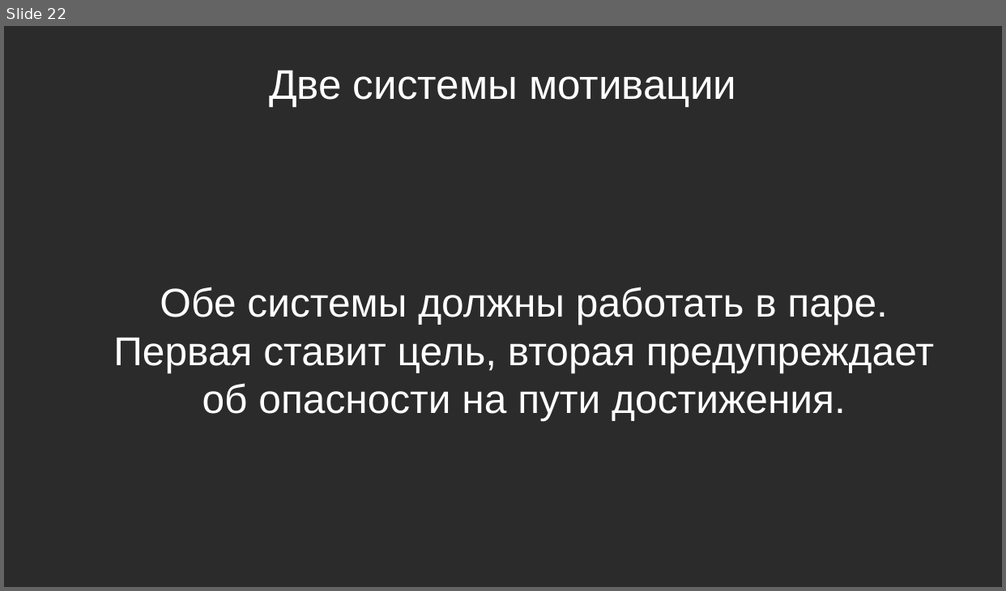
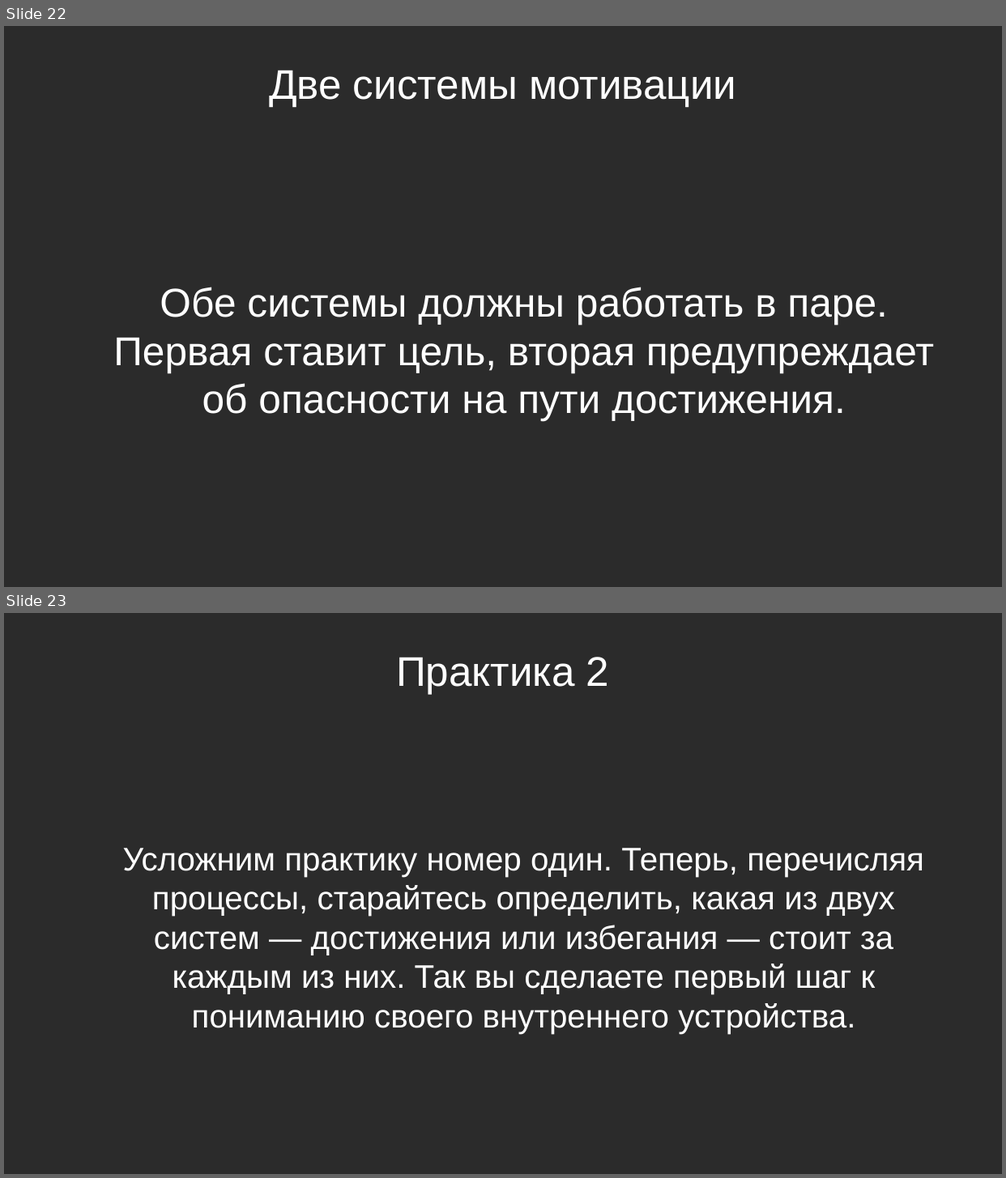
Before and after one commit to Chularev/articles, a slide deck: Psychology/Гомеостаз и мотивация (практика).odp. Shown one above the other, each under a label of ours: slide 22 before the commit, slides 22 and 23 after it. The pictures are 1006x591 and 1006x1178 pixels, drawn with LibreOffice and Linux fonts; fonts in the diff are those of the drawing; background and template pictures are left out; a plain dark background stands for a picture behind light text. Boxes give left, top, right and bottom in pixels: in the first picture for what was removed or moved away, otherwise in the second. Text is boxed around its words. In the diff, an @@ line names an element or a change of style, - is before the commit and + after.

```diff
--- a/Psychology/Гомеостаз и мотивация (практика).odp
+++ b/Psychology/Гомеостаз и мотивация (практика).odp
@@ slide 23 added at (x1=4, y1=613, x2=1002, y2=1174), background picture (left out) @@
@@ title added at (x1=396, y1=657, x2=609, y2=695), 33 pt, text #FFFFFF @@
+Практика 2
@@ text added at (x1=123, y1=848, x2=924, y2=1034), 26 pt, text #FFFFFF @@
+Усложним практику номер один. Теперь, перечисляя процессы, старайтесь определить, какая из двух систем — достижения или избегания — стоит за каждым из них. Так вы сделаете первый шаг к пониманию своего внутреннего устройства.
```
Also in this commit, not shown: 4 slides changed, 13 other slides added, 1 slide removed.
